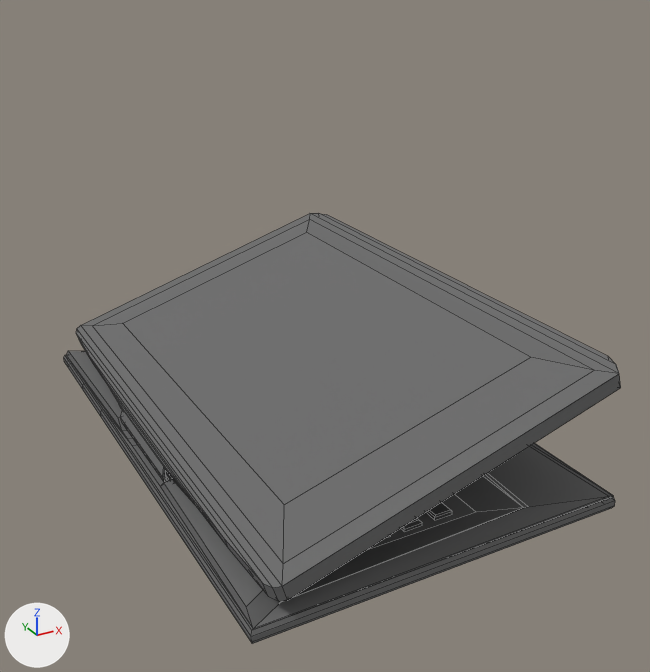
The OBJ model Plantuki/Assets/Models/Furniture/Laptop/laptop.obj as it was, and as the next commit left it.
The view is the same before and after, from a 50 mm camera at (-33.3, 119.0, 61.3) aimed at (0.6, 180.7, 30.5). Arrows for +X, +Y and +Z are at lower left; the lights stay in place. Mesh edges are drawn as thin lines. Where no turn or scale is listed for an object, it has been applied to the vertices. Vertices at the same position are counted once.

The first picture shows 'laptop'.
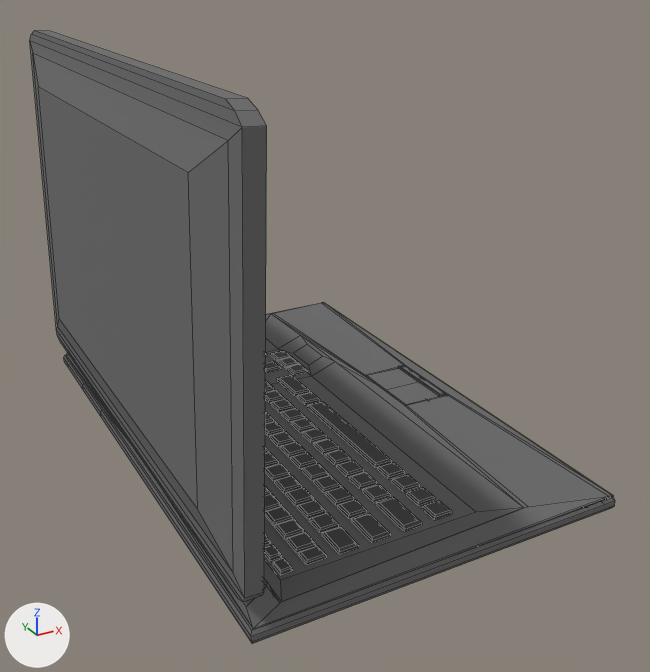
The newer file is also turned or shifted as a whole; pictures and numbers use the older file's frame.

What differs and where, as boxes (x1, y1, x2, y2) in the pictures (650 x 672 px; the box of a moved part takes in the faces that stretch with it):
'laptop', reshaped (42% taller)
    before: (64, 213, 621, 644)
    after: (30, 30, 615, 644)
part 1 of me_laptop, moved or reshaped
    before: (76, 213, 621, 602)
    after: (30, 30, 267, 602)

The change in detail:
me_laptop has 1462 vertices, 1251 faces and spans x -15.8..15.8, y 160.4..208.4, z 19.3..32.7.
me_laptop is used by ob_laptop; location (0.0, 0.0, 0.0).
me_laptop part 1: the loose piece of 76 vertices spanning x -15.1..15.3, y 160.4..208.4, z 21.5..32.7 is turned -71 degrees about the y axis through its middle, then moved by (-14.7, 0.0, 10.9).
